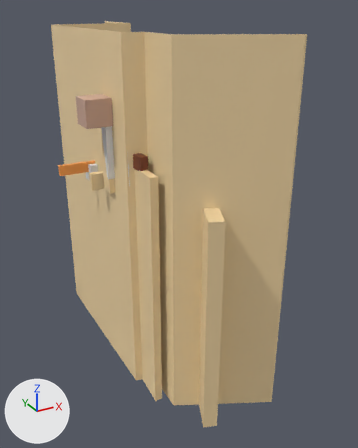
Two versions of the FBX model Assets/mehses/Beigeroom/beigeroom.fbx, one commit apart.
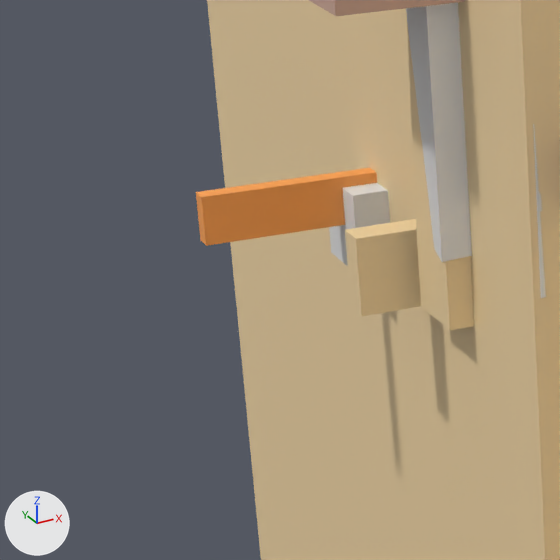
There are two pictures of each version: one whole from a camera (50 mm lens) standing at (-235.0, -617.0, 199.0) and looking at (94.0, -19.0, -100.0), one close up on the part from 5% to 37% of the width and 28% to 54% of the height. The lights are fixed; the arrows at lower left show +X, +Y and +Z. Where no turn or scale is listed for an object, it has been applied to the vertices. Vertices at the same position are counted once.

The scene before the commit, as lines of its bpy script (objects in view):
```python
me_cube_030 = bpy.data.meshes.new('Cube.030')
me_cube_030.from_pydata(...)  # 734 vertices, 808 faces; spans x -49.0..17.0, y -61.0..107.0, z -38.0..21.0
# faces by material slot: [790, 18]
me_cube_030.materials.append(mat_beigeroom)  # picture img_beigeroom_jpg
me_cube_030.materials.append(mat_beigeroom__lit)  # picture img_beigeroom_jpg
me_cube_072 = bpy.data.meshes.new('Cube.072')
me_cube_072.from_pydata(...)  # 16 vertices, 14 faces; spans x -13.2..19.8, y -16.6..16.6, z -16.6..16.6
me_cube_072.materials.append(mat_beigeroom)  # picture img_beigeroom_jpg
me_plane = bpy.data.meshes.new('Plane')
me_plane.from_pydata(...)  # 233 vertices, 146 faces; spans x -51.0..93.0, y -256.0..264.0, z -233.0..233.0
me_plane.materials.append(mat_beigeroom)  # picture img_beigeroom_jpg
ob_backwall = bpy.data.objects.new('backwall', me_plane)
ob_backwall.location = (32.8, 34.1, -58.5)
ob_roomcatcher_2 = bpy.data.objects.new('roomcatcher_2', me_cube_072)
ob_roomcatcher_2.location = (-38.5, -44.5, 84.2)
ob_stairs_6 = bpy.data.objects.new('stairs_6', me_cube_030)
ob_stairs_6.location = (8.1, 21.2, 17.4)
# also in view: 'bounds_7' at (-7.0, 4.0, 50.0); 'Cube.002' at (-17.0, 17.0, -10.0); 'Cube.001' at (-29.0, 17.0, -2.0); 'stairs_11' at (-7.0, 3.0, 30.0)
```
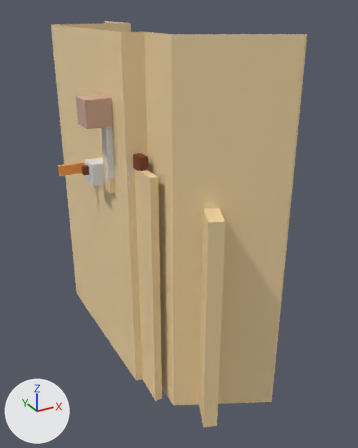
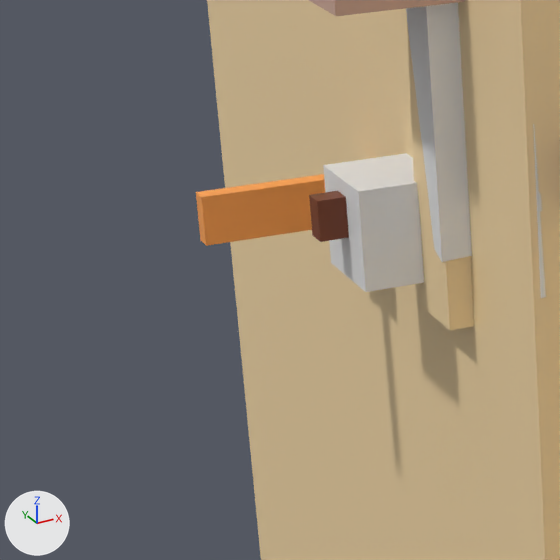
Changed parts and their boxes (x1, y1, x2, y2) in the close-ups (560 x 560 px):
'Cube.003', added
    after: (323, 153, 424, 292)
'Cube.005', added (brown)
    after: (309, 191, 349, 242)
part 1 of me_cube_030, cut back (brown)
    before: (345, 219, 421, 316)
part 2 of me_plane, built on
    both: (207, 0, 537, 365)
'Cube.002', unchanged, covered by the edit
    before: (329, 183, 390, 266)

The change in detail:
me_cube_030 is used by ob_stairs_6; location (8.1, 21.2, 17.4).
me_cube_030 had 734 vertices, 808 faces and spanned x -49.0..17.0, y -61.0..107.0, z -38.0..21.0.
me_cube_030 now has 730 vertices, 803 faces and spans x -17.0..17.0, y -61.0..107.0, z -38.0..21.0.
Part 1, on me_cube_030:
8 vertices are removed from x -49.0..-18.0, y -52.0..-43.0, z -38.0..-16.0.
13 faces are deleted.
4 vertices are added at (-17.0, -52.0, -38.0), (-17.0, -52.0, -16.0), (-17.0, -43.0, -38.0), (-17.0, -43.0, -16.0).
8 new faces join them, mat_beigeroom (picture img_beigeroom_jpg).
me_plane is used by ob_backwall; location (32.8, 34.1, -58.5).
me_plane had 233 vertices, 146 faces and spanned x -51.0..93.0, y -256.0..264.0, z -233.0..233.0.
me_plane now has 242 vertices, 152 faces and spans x -51.0..93.0, y -256.0..264.0, z -233.0..233.0.
Part 2, on me_plane:
2 faces are deleted.
9 vertices are added at x -51.0..-49.0, y -73.0..-46.0, z 48.0..75.0.
8 new faces join them.
Mesh me_cube is new.
It is a box spanning x -13.7..13.7, y -13.7..13.7, z -13.7..13.7.
Mesh me_cube_001 is new.
It has 8 vertices, 5 faces and spans x -29.9..3.2, y -3.2..3.2, z -1.7..9.4.
It uses material mat_beigeroom_001 (picture img_beigeroom_jpg).
Object 'Cube.003' (ob_cube_003) is new; it shows me_cube.
Its location is (-28.2, -25.1, 3.2).
Object 'Cube.005' (ob_cube_005) is new; it shows me_cube_001.
Its location is (-19.7, -25.1, 3.2).
